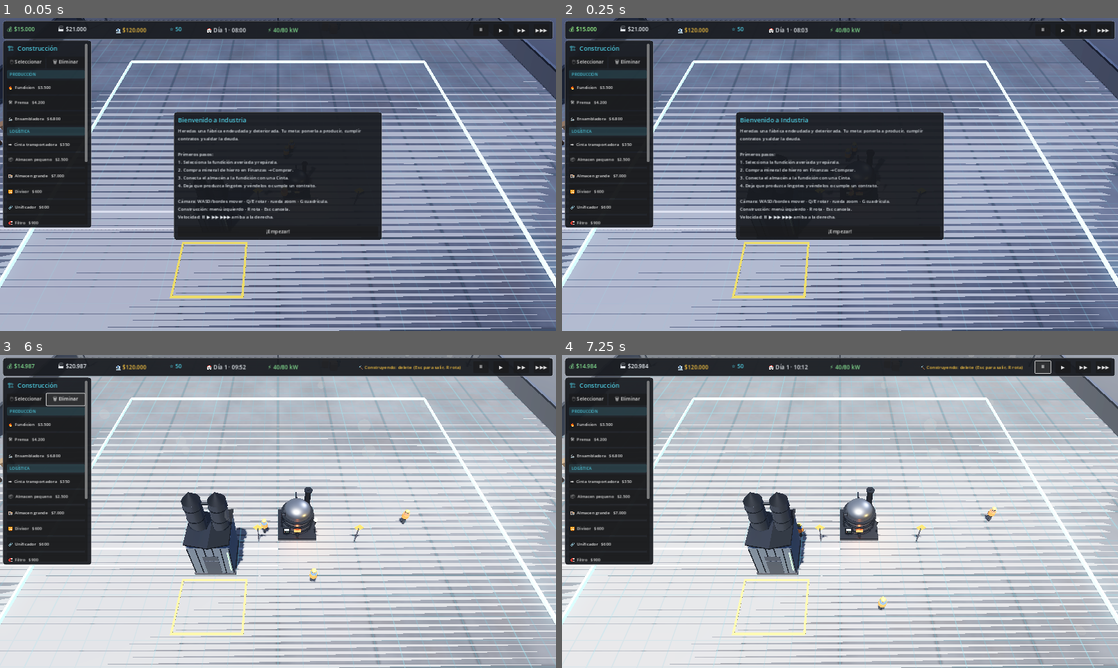
Above: before the commit, frames 1-4 (two rows, left to right).
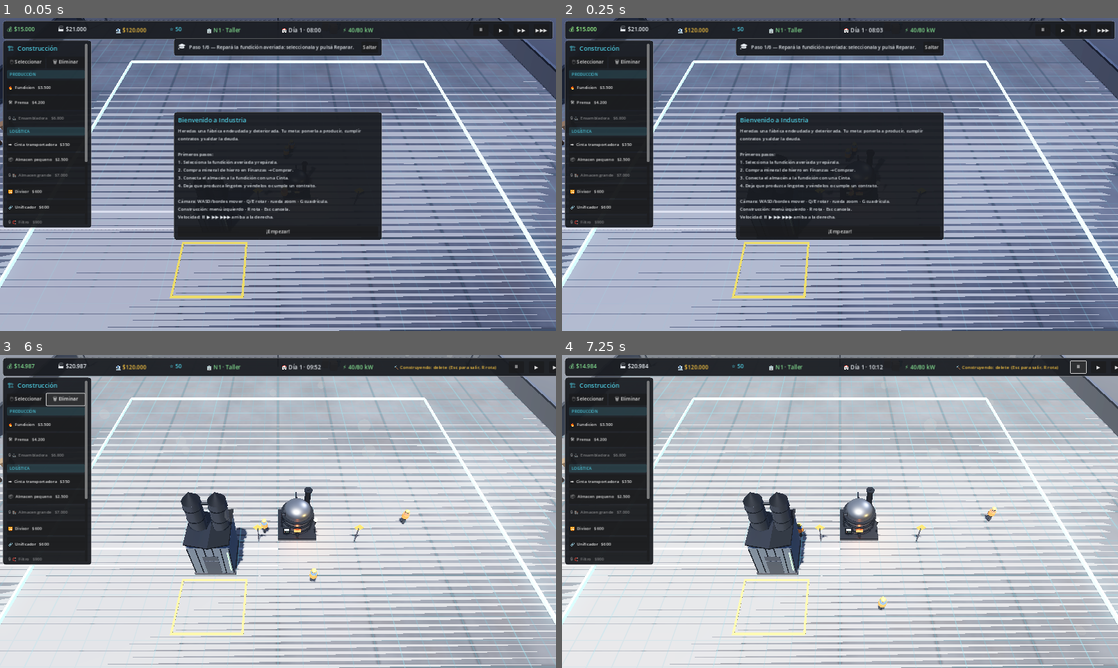
Above: after the commit, the same moments.

Repository: luckyvalentinaguirre-bot/Industria
Game: Godot game, scene res://scenes/main/main.tscn
Same seed, same stepped clock (60 frames per second), same inputs: the game is played once before the commit and once after it.
Inputs (mouse positions are in pixels of both pictures, inside the frame that each line leads up to):
- Up to frame 1 (0.05 s): no input
- Up to frame 2 (0.25 s): no input
- Up to frame 3 (6 s): click (366, 383) at 0.5 s, where only the run after the commit has a clickable "Saltar"; click "¡Empezar!" at 1.25 s; click "⏸" at 2 s; click "▶" at 2.75 s; click "▶▶" at 3.5 s; click "▶▶▶" at 4.25 s; click "🖱 Seleccionar" at 5 s; click "🗑 Eliminar" at 5.75 s
- Up to frame 4 (7.25 s): click "⏸" at 6.5 s

The runs differ from the first frame. In frame 1, 2.5% of the frame differs, in the area x 1-69%, y 2-66%; in frame 2, 2.5%; in frame 3, 0.7%; in frame 4, 0.7%.

Commit message:
Progresión: tutorial, nivel de empresa con desbloqueos y objetivos con recompensa
Cierra la Etapa A de gameplay integrada con los sistemas existentes.

- TutorialManager: 6 pasos que se completan con acciones reales (reparar,
  conectar cinta, producir, cumplir contrato, 2ª máquina, energía), con
  recompensa por paso y banner en pantalla que se puede saltar.
- ProgressionManager: nivel de empresa (Taller→Corporación) según valor de
  fábrica, máquinas y contratos; sube con bonus y DESBLOQUEA construcciones
  (assembler/large_storage nivel 2, substation/filter nivel 3) — bloqueadas en
  el menú y en la colocación hasta alcanzar el nivel.
- ObjectiveManager: recompensas en efectivo por objetivo y metas de largo plazo
  (50 máquinas, $1M, 10.000 unidades, 100 contratos, reputación 100, Corporación)
  detectadas por métricas reales.
- HUD: chip de nivel de empresa; panel de objetivos con principales/largo plazo.

Verificado: import limpio, escena principal sin errores y smoke test 32/32 PASS.

Co-Authored-By: Claude Opus 4.8 <noreply@anthropic.com>
Claude-Session: https://claude.ai/code/session_01ETPkQhicRLbwGdXtkPoigV

Diff:
--- a/scripts/contracts/contract_manager.gd
+++ b/scripts/contracts/contract_manager.gd
@@ -137,6 +137,7 @@
 func _complete(c: Contract) -> void:
 	c.completed = true
 	active.erase(c)
+	GameState.contracts_completed += 1
 	GameManager.economy.earn(c.payment, "sales")
 	_add_reputation(c.reputation)
 	EventBus.contract_completed.emit(c)
--- a/scripts/core/event_bus.gd
+++ b/scripts/core/event_bus.gd
@@ -85,10 +85,21 @@
 signal game_saved()
 signal game_loaded()
 
+# --- Logística (cintas) -----------------------------------------------------
+signal conveyor_placed(conveyor: Node)
+
 # --- Objetivos / progresión -------------------------------------------------
 signal objective_completed(id: String, title: String)
+signal objective_reward(text: String)
 signal objectives_updated()
 signal game_won()
+
+# --- Tutorial ---------------------------------------------------------------
+signal tutorial_step_changed(text: String, index: int, total: int)
+signal tutorial_finished()
+
+# --- Nivel de empresa -------------------------------------------------------
+signal company_level_changed(level: int, name: String)
 
 # --- UI / notificaciones ----------------------------------------------------
 ## level: "info" | "success" | "warning" | "error"
--- a/scripts/core/game_manager.gd
+++ b/scripts/core/game_manager.gd
@@ -36,6 +36,8 @@
 var automation: Node
 var events: Node
 var vehicles: Node
+var progression: Node
+var tutorial: Node
 var objectives: Node
 var upgrades: Node
 var audio: Node
@@ -70,6 +72,8 @@
 	automation = _add("res://scripts/automation/automation_manager.gd", "AutomationManager")
 	events = _add("res://scripts/events/event_manager.gd", "EventManager")
 	vehicles = _add("res://scripts/vehicles/vehicle_manager.gd", "VehicleManager")
+	progression = _add("res://scripts/core/progression_manager.gd", "ProgressionManager")
+	tutorial = _add("res://scripts/core/tutorial_manager.gd", "TutorialManager")
 	objectives = _add("res://scripts/core/objective_manager.gd", "ObjectiveManager")
 	upgrades = _add("res://scripts/core/upgrade_manager.gd", "UpgradeManager")
 	audio = _add("res://scripts/core/audio_manager.gd", "AudioManager")
--- a/scripts/core/game_state.gd
+++ b/scripts/core/game_state.gd
@@ -21,6 +21,12 @@
 var debt: float = 120000.0
 var reputation: int = 50
 
+# --- Progresión -------------------------------------------------------------
+var company_level: int = 1
+var contracts_completed: int = 0
+var tutorial_active: bool = true
+var tutorial_index: int = 0
+
 # --- Tiempo (gestionado por TimeManager) ------------------------------------
 var day: int = 1
 var hour: int = 8
@@ -42,6 +48,10 @@
 		"money": money,
 		"debt": debt,
 		"reputation": reputation,
+		"company_level": company_level,
+		"contracts_completed": contracts_completed,
+		"tutorial_active": tutorial_active,
+		"tutorial_index": tutorial_index,
 		"day": day,
 		"hour": hour,
 		"minute": minute,
@@ -56,6 +66,10 @@
 	money = float(data.get("money", money))
 	debt = float(data.get("debt", debt))
 	reputation = int(data.get("reputation", reputation))
+	company_level = int(data.get("company_level", company_level))
+	contracts_completed = int(data.get("contracts_completed", contracts_completed))
+	tutorial_active = bool(data.get("tutorial_active", false))
+	tutorial_index = int(data.get("tutorial_index", tutorial_index))
 	day = int(data.get("day", day))
 	hour = int(data.get("hour", hour))
 	minute = int(data.get("minute", minute))
--- a/scripts/core/objective_manager.gd
+++ b/scripts/core/objective_manager.gd
@@ -21,29 +21,43 @@
 	EventBus.debt_changed.connect(_on_debt_changed)
 	EventBus.day_passed.connect(_on_day)
 	EventBus.game_started.connect(_on_game_started)
+	EventBus.money_changed.connect(func(_m): _check_long_term())
+	EventBus.reputation_changed.connect(func(_r): _check_long_term())
+	EventBus.company_level_changed.connect(func(_l, _n): _check_long_term())
 
 func _on_game_started() -> void:
 	_initial_debt = maxf(1.0, GameState.debt)
 
 func _define_objectives() -> void:
 	objectives = [
-		{"id": "repair", "title": "Repara la máquina averiada", "done": false},
-		{"id": "produce", "title": "Fabrica tu primer producto", "done": false},
-		{"id": "sell", "title": "Realiza tu primera venta", "done": false},
-		{"id": "contract", "title": "Cumple tu primer contrato", "done": false},
-		{"id": "automate", "title": "Configura una regla de automatización", "done": false},
-		{"id": "profit", "title": "Cierra un día con ganancias", "done": false},
-		{"id": "halve_debt", "title": "Reduce la deuda a la mitad", "done": false},
-		{"id": "solvent", "title": "Salda por completo la deuda (¡victoria!)", "done": false},
+		{"id": "repair", "title": "Repara la máquina averiada", "done": false, "reward": 1000, "long": false},
+		{"id": "produce", "title": "Fabrica tu primer producto", "done": false, "reward": 1000, "long": false},
+		{"id": "sell", "title": "Realiza tu primera venta", "done": false, "reward": 1000, "long": false},
+		{"id": "contract", "title": "Cumple tu primer contrato", "done": false, "reward": 1500, "long": false},
+		{"id": "automate", "title": "Configura una regla de automatización", "done": false, "reward": 1500, "long": false},
+		{"id": "profit", "title": "Cierra un día con ganancias", "done": false, "reward": 2000, "long": false},
+		{"id": "halve_debt", "title": "Reduce la deuda a la mitad", "done": false, "reward": 5000, "long": false},
+		{"id": "solvent", "title": "Salda por completo la deuda", "done": false, "reward": 10000, "long": false},
+		# Metas de largo plazo (spec §12).
+		{"id": "machines50", "title": "🏭 Construí 50 máquinas", "done": false, "reward": 20000, "long": true},
+		{"id": "million", "title": "💰 Alcanzá $1.000.000 de capital", "done": false, "reward": 25000, "long": true},
+		{"id": "units10k", "title": "⚙️ Producí 10.000 unidades", "done": false, "reward": 20000, "long": true},
+		{"id": "contracts100", "title": "📦 Completá 100 contratos", "done": false, "reward": 30000, "long": true},
+		{"id": "rep100", "title": "⭐ Alcanzá reputación 100", "done": false, "reward": 20000, "long": true},
+		{"id": "corporation", "title": "🏢 Convertite en Corporación (nivel 5)", "done": false, "reward": 50000, "long": true},
 	]
 
 func _complete(id: String) -> void:
 	for o in objectives:
 		if o["id"] == id and not o["done"]:
 			o["done"] = true
+			var reward := int(o.get("reward", 0))
+			if reward > 0 and GameManager.economy:
+				GameManager.economy.earn(reward, "misc")
+				EventBus.objective_reward.emit("%s: +%s" % [o["title"], Fmt.money(reward)])
 			EventBus.objective_completed.emit(id, o["title"])
 			EventBus.objectives_updated.emit()
-			EventBus.notify.emit("Objetivo cumplido: %s" % o["title"], "success")
+			EventBus.notify.emit("Objetivo cumplido: %s (+%s)" % [o["title"], Fmt.money(reward)], "success")
 			if id == "solvent":
 				_win()
 			return
@@ -83,6 +97,29 @@
 	var hist: Array = GameManager.finance.daily_history
 	if hist.size() > 0 and float(hist[hist.size() - 1]["profit"]) > 0.0:
 		_complete("profit")
+	_check_long_term()
+
+## Metas de largo plazo: se comprueban por métricas reales de la simulación.
+func _check_long_term() -> void:
+	if GameManager.machines and GameManager.machines.count() >= 50:
+		_complete("machines50")
+	if GameState.money >= 1000000.0:
+		_complete("million")
+	if _units_produced() >= 10000:
+		_complete("units10k")
+	if GameState.contracts_completed >= 100:
+		_complete("contracts100")
+	if GameState.reputation >= 100:
+		_complete("rep100")
+	if GameState.company_level >= 5:
+		_complete("corporation")
+
+func _units_produced() -> int:
+	var total := 0
+	if GameManager.production:
+		for v in GameManager.production.produced_total.values():
+			total += int(v)
+	return total
 
 func _win() -> void:
 	if won:
--- /dev/null
+++ b/scripts/core/progression_manager.gd
@@ -0,0 +1,77 @@
+extends Node
+## ProgressionManager — nivel de empresa y desbloqueos (spec Fase 3 §2, §3).
+##
+## El nivel sube según métricas reales (valor de fábrica, máquinas, contratos) y
+## desbloquea construcciones progresivamente, dando forma a los "capítulos".
+## No inventa datos: lee la economía y la producción existentes.
+##
+## Nota de estructura: progresión global → vive en scripts/core/.
+
+const LEVELS := [
+	{ "name": "Taller", "value": 0, "machines": 0, "contracts": 0 },
+	{ "name": "Pequeña fábrica", "value": 40000, "machines": 2, "contracts": 1 },
+	{ "name": "Industria", "value": 120000, "machines": 6, "contracts": 5 },
+	{ "name": "Complejo industrial", "value": 350000, "machines": 15, "contracts": 15 },
+	{ "name": "Corporación", "value": 800000, "machines": 25, "contracts": 30 },
+]
+
+# Nivel de empresa mínimo para desbloquear cada construcción (capítulos).
+const UNLOCK_LEVEL := {
+	"assembler": 2,
+	"large_storage": 2,
+	"substation": 3,
+	"filter": 3,
+}
+
+func _ready() -> void:
+	EventBus.day_passed.connect(func(_d): evaluate())
+	EventBus.contract_completed.connect(func(_c): evaluate())
+	EventBus.machine_placed.connect(func(_m): evaluate())
+	EventBus.building_placed.connect(func(_b): evaluate())
+	EventBus.money_changed.connect(func(_m): evaluate())
+	EventBus.game_started.connect(_announce)
+	EventBus.game_loaded.connect(_announce)
+
+func _announce() -> void:
+	EventBus.company_level_changed.emit(GameState.company_level, level_name())
+
+func factory_value() -> float:
+	var invested := 0.0
+	if GameManager.machines:
+		for m in GameManager.machines.machines:
+			invested += float(m.def.get("cost", 0))
+	if GameManager.buildings:
+		for b in GameManager.buildings.buildings:
+			invested += float(b.def.get("cost", 0))
+	return GameState.money + invested
+
+func level_name(level: int = -1) -> String:
+	if level < 0:
+		level = GameState.company_level
+	var idx: int = clampi(level - 1, 0, LEVELS.size() - 1)
+	return String(LEVELS[idx]["name"])
+
+## Recalcula el nivel según las métricas y notifica si ascendió.
+func evaluate() -> void:
+	var machines: int = GameManager.machines.count() if GameManager.machines else 0
+	var contracts: int = GameState.contracts_completed
+	var value := factory_value()
+	var new_level := 1
+	for i in range(LEVELS.size()):
+		var req: Dictionary = LEVELS[i]
+		if value >= float(req["value"]) and machines >= int(req["machines"]) and contracts >= int(req["contracts"]):
+			new_level = i + 1
+	if new_level > GameState.company_level:
+		var old := GameState.company_level
+		GameState.company_level = new_level
+		var bonus: float = new_level * 5000.0
+		GameManager.economy.earn(bonus, "misc")
+		EventBus.company_level_changed.emit(new_level, level_name())
+		EventBus.notify.emit("¡Tu empresa ascendió a %s! (+%s)" % [level_name(), Fmt.money(bonus)], "success")
+
+# --- Desbloqueos ------------------------------------------------------------
+func required_level(id: String) -> int:
+	return int(UNLOCK_LEVEL.get(id, 1))
+
+func is_unlocked(id: String) -> bool:
+	return GameState.company_level >= required_level(id)
--- /dev/null
+++ b/scripts/core/tutorial_manager.gd
@@ -0,0 +1,83 @@
+extends Node
+## TutorialManager — tutorial progresivo que enseña jugando (spec Fase 3 §1).
+##
+## Muestra un paso a la vez; cada paso se completa con una acción REAL del juego
+## (colocar máquina, conectar cinta, producir, cumplir contrato...) detectada por
+## señales del EventBus. Se puede saltar. No bloquea la jugabilidad: sólo guía.
+##
+## Nota de estructura: progresión/onboarding → vive en scripts/core/.
+
+const STEPS := [
+	{ "id": "repair", "text": "Repará la fundición averiada: seleccionala y pulsá Reparar.", "reward": 1500 },
+	{ "id": "conveyor", "text": "Conectá el almacén a la fundición con una Cinta transportadora.", "reward": 1500 },
+	{ "id": "produce", "text": "Comprá mineral de hierro (Finanzas) y producí tu primer lingote.", "reward": 2000 },
+	{ "id": "contract", "text": "Aceptá y completá tu primer contrato (📄 Contratos).", "reward": 2500 },
+	{ "id": "second_machine", "text": "Ampliá tu fábrica: construí una segunda máquina.", "reward": 2000 },
+	{ "id": "energy", "text": "Mejorá tu suministro energético (Generador o Subestación).", "reward": 3000 },
+]
+
+var _started: bool = false
+
+func _ready() -> void:
+	EventBus.machine_repaired.connect(func(_m): _try_advance("repair"))
+	EventBus.machine_placed.connect(_on_machine_placed)
+	EventBus.conveyor_placed.connect(func(_c): _try_advance("conveyor"))
+	EventBus.item_produced.connect(_on_item_produced)
+	EventBus.contract_completed.connect(func(_c): _try_advance("contract"))
+	EventBus.building_placed.connect(_on_building_placed)
+	EventBus.game_started.connect(_on_started)
+	EventBus.game_loaded.connect(_on_started)
+
+func _on_started() -> void:
+	_started = true
+	_show_current()
+
+func is_active() -> bool:
+	return GameState.tutorial_active and GameState.tutorial_index < STEPS.size()
+
+func _show_current() -> void:
+	if is_active():
+		var s: Dictionary = STEPS[GameState.tutorial_index]
+		EventBus.tutorial_step_changed.emit(String(s["text"]), GameState.tutorial_index + 1, STEPS.size())
+	else:
+		EventBus.tutorial_finished.emit()
+
+func skip() -> void:
+	GameState.tutorial_active = false
+	EventBus.tutorial_finished.emit()
+	EventBus.notify.emit("Tutorial omitido. Podés consultar objetivos con 🎯.", "info")
+
+func _current_id() -> String:
+	if not is_active():
+		return ""
+	return String(STEPS[GameState.tutorial_index]["id"])
+
+func _try_advance(step_id: String) -> void:
+	if not _started or not is_active() or _current_id() != step_id:
+		return
+	var reward := int(STEPS[GameState.tutorial_index].get("reward", 0))
+	if reward > 0:
+		GameManager.economy.earn(reward, "misc")
+		EventBus.objective_reward.emit("Tutorial: +%s" % Fmt.money(reward))
+	GameState.tutorial_index += 1
+	if GameState.tutorial_index >= STEPS.size():
+		GameState.tutorial_active = false
+		EventBus.tutorial_finished.emit()
+		EventBus.notify.emit("¡Tutorial completado! Ahora manejás lo básico.", "success")
+	else:
+		_show_current()
+
+# --- Detección de pasos -----------------------------------------------------
+func _on_machine_placed(_m: Node) -> void:
+	if _current_id() == "smelter":
+		_try_advance("smelter")
+	elif _current_id() == "second_machine" and GameManager.machines.count() >= 2:
+		_try_advance("second_machine")
+
+func _on_item_produced(item_id: String, _qty: int) -> void:
+	if _current_id() == "produce" and (item_id == "iron_ingot" or item_id == "copper_ingot"):
+		_try_advance("produce")
+
+func _on_building_placed(b: Node) -> void:
+	if _current_id() == "energy" and ("category" in b) and b.category == "energy":
+		_try_advance("energy")
--- a/scripts/logistics/transport_manager.gd
+++ b/scripts/logistics/transport_manager.gd
@@ -27,6 +27,7 @@
 		_container.add_child(c)
 	c.setup(source, sink)
 	conveyors.append(c)
+	EventBus.conveyor_placed.emit(c)
 	EventBus.notify.emit("Cinta conectada", "success")
 	return c
 
--- a/scripts/ui/factory_ui.gd
+++ b/scripts/ui/factory_ui.gd
@@ -12,17 +12,26 @@
 	"generator": "🔌", "substation": "⚡", "workshop": "🔧",
 }
 
+var _box: VBoxContainer
+
 func _ready() -> void:
 	add_theme_stylebox_override("panel", UITheme.panel_style())
 	var scroll := ScrollContainer.new()
 	scroll.custom_minimum_size = Vector2(232, 520)
 	scroll.horizontal_scroll_mode = ScrollContainer.SCROLL_MODE_DISABLED
 	add_child(scroll)
-	var box := VBoxContainer.new()
-	box.add_theme_constant_override("separation", 5)
-	box.size_flags_horizontal = Control.SIZE_EXPAND_FILL
-	scroll.add_child(box)
-	_build(box)
+	_box = VBoxContainer.new()
+	_box.add_theme_constant_override("separation", 5)
+	_box.size_flags_horizontal = Control.SIZE_EXPAND_FILL
+	scroll.add_child(_box)
+	_build(_box)
+	# Reconstruye el menú al subir de nivel (se desbloquean construcciones).
+	EventBus.company_level_changed.connect(func(_l, _n): _rebuild())
+
+func _rebuild() -> void:
+	for c in _box.get_children():
+		c.queue_free()
+	_build(_box)
 
 func _controller() -> Node:
 	if GameManager.world and ("build_controller" in GameManager.world):
@@ -106,7 +115,9 @@
 	for r in recs:
 		rec_names.append(GameManager.recipes.recipe_name(String(r)))
 	var tip := "Tamaño %d×%d · %d kW\nFabrica: %s" % [int(size[0]), int(size[1]), int(d.get("power", 0)), ", ".join(rec_names)]
-	return _card(ICONS.get(mid, "⚙"), String(d.get("name", mid)), int(d.get("cost", 0)), tip, _on_place_machine.bind(mid))
+	var b := _card(ICONS.get(mid, "⚙"), String(d.get("name", mid)), int(d.get("cost", 0)), tip, _on_place_machine.bind(mid))
+	_apply_lock(b, mid, String(d.get("name", mid)))
+	return b
 
 func _building_card(bid: String) -> Button:
 	var d: Dictionary = _all_buildings().get(bid, {})
@@ -116,7 +127,17 @@
 	if d.has("power_output"): tip += " · Genera %d kW" % int(d["power_output"])
 	if d.has("power_capacity"): tip += " · Capacidad +%d kW" % int(d["power_capacity"])
 	if d.has("is_filter"): tip += " · Filtra un tipo de ítem"
-	return _card(ICONS.get(bid, "🏢"), String(d.get("name", bid)), int(d.get("cost", 0)), tip, _on_place_building.bind(bid))
+	var b := _card(ICONS.get(bid, "🏢"), String(d.get("name", bid)), int(d.get("cost", 0)), tip, _on_place_building.bind(bid))
+	_apply_lock(b, bid, String(d.get("name", bid)))
+	return b
+
+## Bloquea la tarjeta si la construcción aún no está desbloqueada por nivel.
+func _apply_lock(b: Button, id: String, name: String) -> void:
+	if GameManager.progression and not GameManager.progression.is_unlocked(id):
+		var lvl: int = GameManager.progression.required_level(id)
+		b.disabled = true
+		b.text = "🔒 " + b.text
+		b.tooltip_text = "%s\n\n🔒 Se desbloquea en nivel de empresa %d (%s)" % [name, lvl, GameManager.progression.level_name(lvl)]
 
 func _buildings_of(category: String) -> Array:
 	var out: Array = []
--- a/scripts/ui/ui_manager.gd
+++ b/scripts/ui/ui_manager.gd
@@ -19,9 +19,12 @@
 var _value_lbl: Label
 var _debt_lbl: Label
 var _rep_lbl: Label
+var _level_lbl: Label
 var _clock_lbl: Label
 var _power_lbl: Label
 var _mode_lbl: Label
+var _tutorial_banner: PanelContainer
+var _tutorial_label: Label
 
 # Panels
 var production_ui: PanelContainer
@@ -52,11 +55,45 @@
 	_build_left_menu()
 	_build_right_panels()
 	_build_bottom_bar()
+	_build_tutorial()
 	_build_toasts()
 	_connect_signals()
 	_refresh_hud()
 	if not GameManager.save.has_save():
 		_show_intro()
+
+# --- Banner del tutorial (centro superior) ----------------------------------
+func _build_tutorial() -> void:
+	_tutorial_banner = UITheme.make_panel(UITheme.BG)
+	_tutorial_banner.set_anchors_preset(Control.PRESET_CENTER_TOP)
+	_tutorial_banner.offset_top = 58
+	_tutorial_banner.offset_left = -300
+	_tutorial_banner.offset_right = 300
+	_tutorial_banner.visible = false
+	root.add_child(_tutorial_banner)
+	var h := HBoxContainer.new()
+	h.add_theme_constant_override("separation", 10)
+	_tutorial_banner.add_child(h)
+	var icon := UITheme.make_label("🎓", 18)
+	h.add_child(icon)
+	_tutorial_label = UITheme.make_label("", 14, UITheme.TEXT)
+	_tutorial_label.size_flags_horizontal = Control.SIZE_EXPAND_FILL
+	_tutorial_label.autowrap_mode = TextServer.AUTOWRAP_WORD_SMART
+	_tutorial_label.custom_minimum_size = Vector2(460, 0)
+	h.add_child(_tutorial_label)
+	var skip := UITheme.make_button("Saltar")
+	skip.pressed.connect(func(): GameManager.tutorial.skip())
+	h.add_child(skip)
+
+func _on_tutorial_step(text: String, index: int, total: int) -> void:
+	if _tutorial_banner == null:
+		return
+	_tutorial_banner.visible = true
+	_tutorial_label.text = "Paso %d/%d — %s" % [index, total, text]
+
+func _on_tutorial_finished() -> void:
+	if _tutorial_banner:
+		_tutorial_banner.visible = false
 
 # --- Barra superior ---------------------------------------------------------
 func _build_topbar() -> void:
@@ -77,6 +114,8 @@
 	_debt_lbl = _stat(h, UITheme.WARN, 120)
 	h.add_child(_vsep())
 	_rep_lbl = _stat(h, UITheme.ACCENT, 70)
+	h.add_child(_vsep())
+	_level_lbl = _stat(h, UITheme.ACCENT2, 180)
 	h.add_child(_vsep())
 	_clock_lbl = _stat(h, UITheme.TEXT, 140)
 	h.add_child(_vsep())
@@ -236,6 +275,9 @@
 	EventBus.objectives_updated.connect(_refresh_objectives)
 	EventBus.game_won.connect(_on_game_won)
 	EventBus.minute_passed.connect(func(_a, _b, _c): _refresh_storage())
+	EventBus.tutorial_step_changed.connect(_on_tutorial_step)
+	EventBus.tutorial_finished.connect(_on_tutorial_finished)
+	EventBus.company_level_changed.connect(func(_l, _n): _refresh_hud())
 
 func _refresh_hud() -> void:
 	if _money_lbl == null:
@@ -244,6 +286,7 @@
 	_value_lbl.text = "🏭 " + Fmt.money(_factory_value())
 	_debt_lbl.text = "🏦 " + Fmt.money(GameState.debt)
 	_rep_lbl.text = "⭐ %d" % GameState.reputation
+	_level_lbl.text = "🏢 N%d · %s" % [GameState.company_level, GameManager.progression.level_name()]
 	_clock_lbl.text = "📅 " + TimeManager.get_clock_string()
 	var ps: Dictionary = GameManager.power.get_status()
 	var cons: float = ps["consumption"]
@@ -391,15 +434,31 @@
 	for c in box.get_children():
 		c.queue_free()
 	box.add_child(UITheme.make_title("Objetivos"))
-	box.add_child(UITheme.make_label("Salva la empresa: pon a producir la fábrica, cúmplela y salda la deuda.", 12, UITheme.TEXT))
-	box.add_child(UITheme.hsep())
+	box.add_child(UITheme.make_label("Nivel de empresa: %s (N%d)" % [GameManager.progression.level_name(), GameState.company_level], 12, UITheme.ACCENT2))
+	box.add_child(UITheme.hsep())
+	box.add_child(UITheme.make_label("PRINCIPALES", 11, UITheme.ACCENT))
 	for o in GameManager.objectives.objectives:
-		var mark := "✅" if o["done"] else "⬜"
-		var color := UITheme.ACCENT2 if o["done"] else UITheme.TEXT
-		box.add_child(UITheme.make_label("%s  %s" % [mark, o["title"]], 13, color))
+		if o.get("long", false):
+			continue
+		box.add_child(_objective_row(o))
+	box.add_child(UITheme.hsep())
+	box.add_child(UITheme.make_label("METAS DE LARGO PLAZO", 11, UITheme.ACCENT))
+	for o in GameManager.objectives.objectives:
+		if o.get("long", false):
+			box.add_child(_objective_row(o))
 	var done: int = GameManager.objectives.completed_count()
 	box.add_child(UITheme.hsep())
 	box.add_child(UITheme.make_label("Progreso: %d / %d" % [done, GameManager.objectives.objectives.size()], 13, UITheme.ACCENT))
+
+func _objective_row(o: Dictionary) -> Label:
+	var mark := "✅" if o["done"] else "⬜"
+	var color := UITheme.ACCENT2 if o["done"] else UITheme.TEXT
+	var reward := int(o.get("reward", 0))
+	var suffix := "  (+%s)" % Fmt.money(reward) if reward > 0 else ""
+	var l := UITheme.make_label("%s  %s%s" % [mark, o["title"], suffix], 12, color)
+	l.autowrap_mode = TextServer.AUTOWRAP_WORD_SMART
+	l.custom_minimum_size = Vector2(300, 0)
+	return l
 
 # --- Panel de mejoras -------------------------------------------------------
 func _refresh_upgrades() -> void:
--- a/scripts/world/build_controller.gd
+++ b/scripts/world/build_controller.gd
@@ -206,6 +206,9 @@
 	return center_cell - Vector2i(int(size.x / 2.0), int(size.y / 2.0))
 
 func _try_place() -> void:
+	if GameManager.progression and not GameManager.progression.is_unlocked(current_id):
+		EventBus.notify.emit("Se desbloquea en nivel %d de empresa" % GameManager.progression.required_level(current_id), "warning")
+		return
 	var size := _current_size()
 	var origin := _origin_cell()
 	if not GameManager.grid.is_area_buildable(origin, size):
